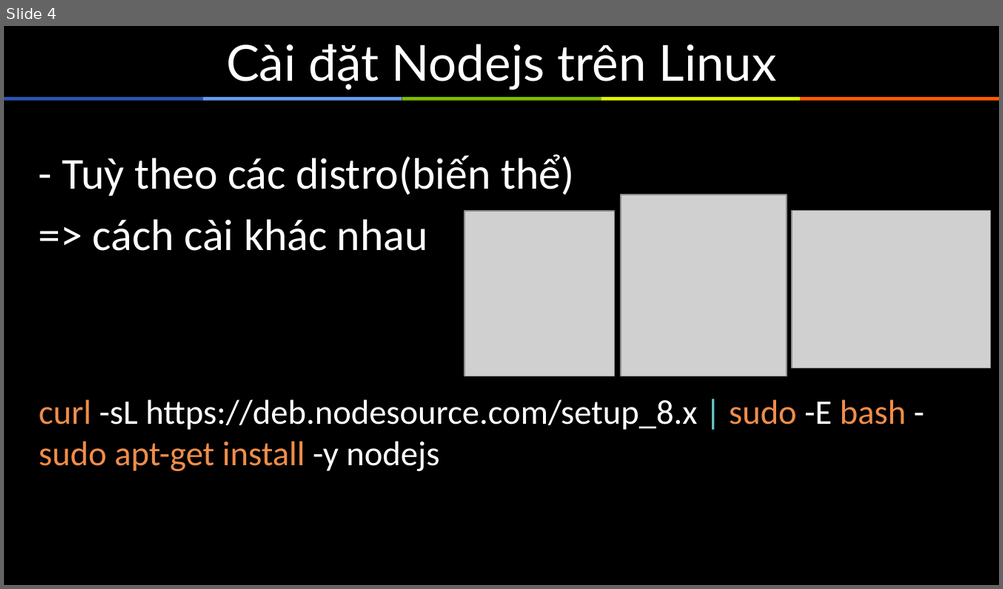
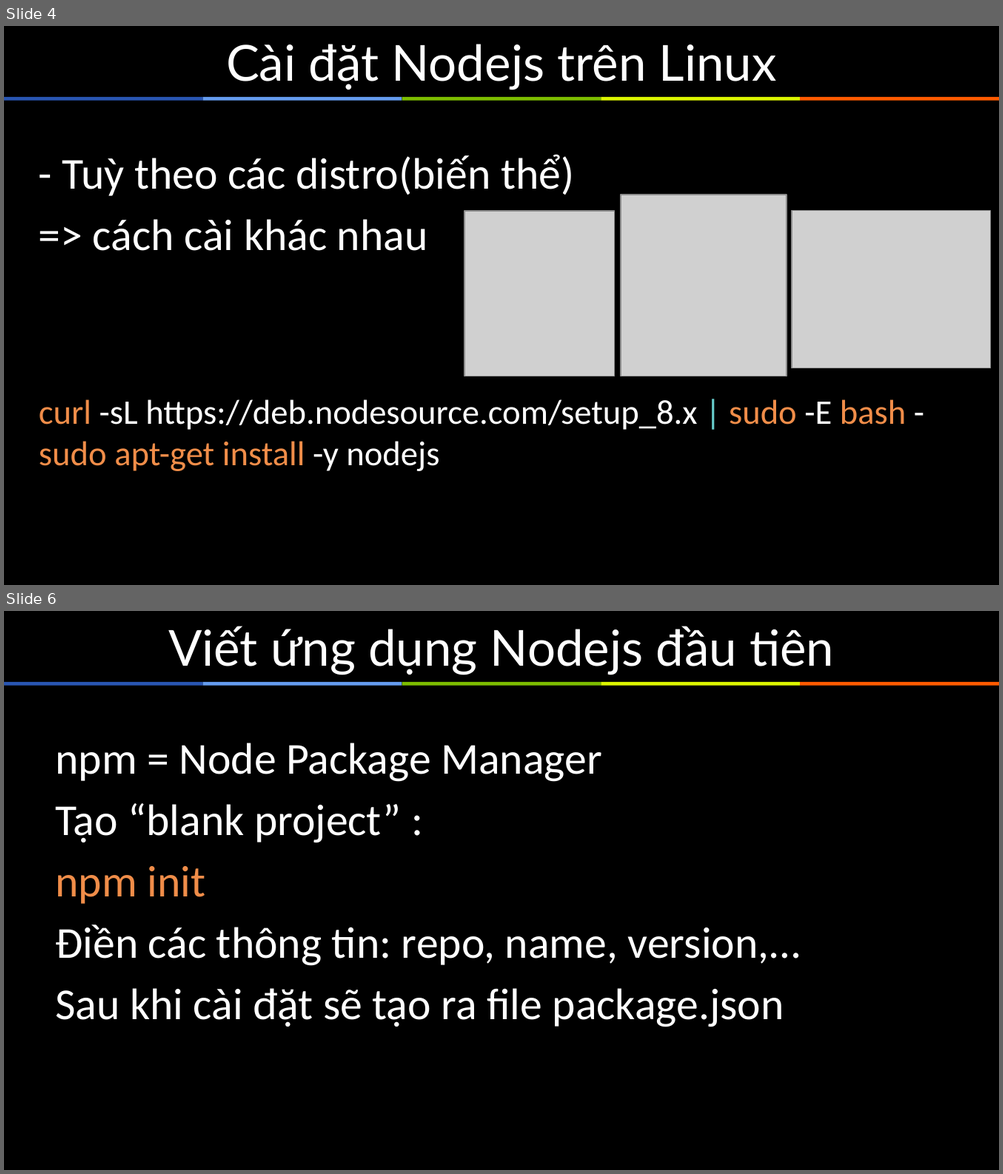
Before and after one commit to sunlight3d/ThucTapNodejsTechmaster, a slide deck: Documents/ThuctapNodejs1.pptx. Shown one above the other, each under a label of ours: slide 4 before the commit, slides 4 and 6 after it; the slides between them are not shown. The pictures are 1003x589 and 1003x1174 pixels, drawn with LibreOffice and Linux fonts; fonts in the diff are those of the drawing; grey boxes stand for pictures. Boxes give left, top, right and bottom in pixels: in the first picture for what was removed or moved away, otherwise in the second. Text is boxed around its words. In the diff, an @@ line names an element or a change of style, - is before the commit and + after.

```diff
--- a/Documents/ThuctapNodejs1.pptx
+++ b/Documents/ThuctapNodejs1.pptx
@@ slide 6 added at [4,611,999,1170], background #000000; not listed: 5 template elements that a slide beside it also shows @@
@@ title added at [168,626,834,675], 36 pt, text #FFFFFF @@
+Viết ứng dụng Nodejs đầu tiên
@@ text added at [55,743,800,1028], 32 pt, text #FFFFFF @@
+npm = Node Package Manager
+Tạo “blank project” :
+npm init
+Điền các thông tin: repo, name, version,…
+Sau khi cài đặt sẽ tạo ra file package.json
```
Also in this commit, not shown: 7 other slides added, 3 slides removed, 15 other files.
